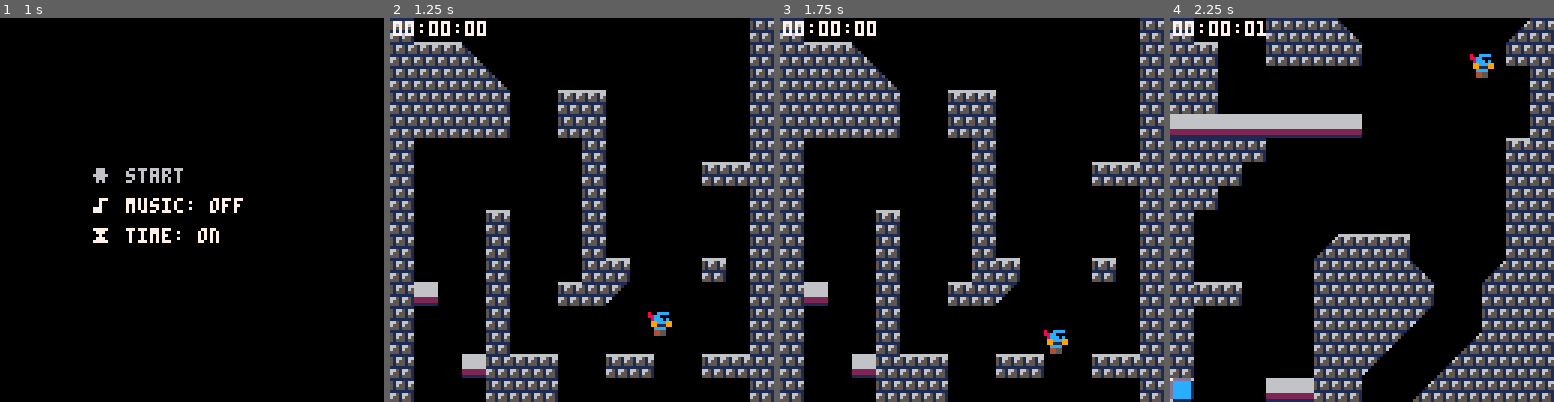
Above: before the commit, frames 1-4 (left to right).
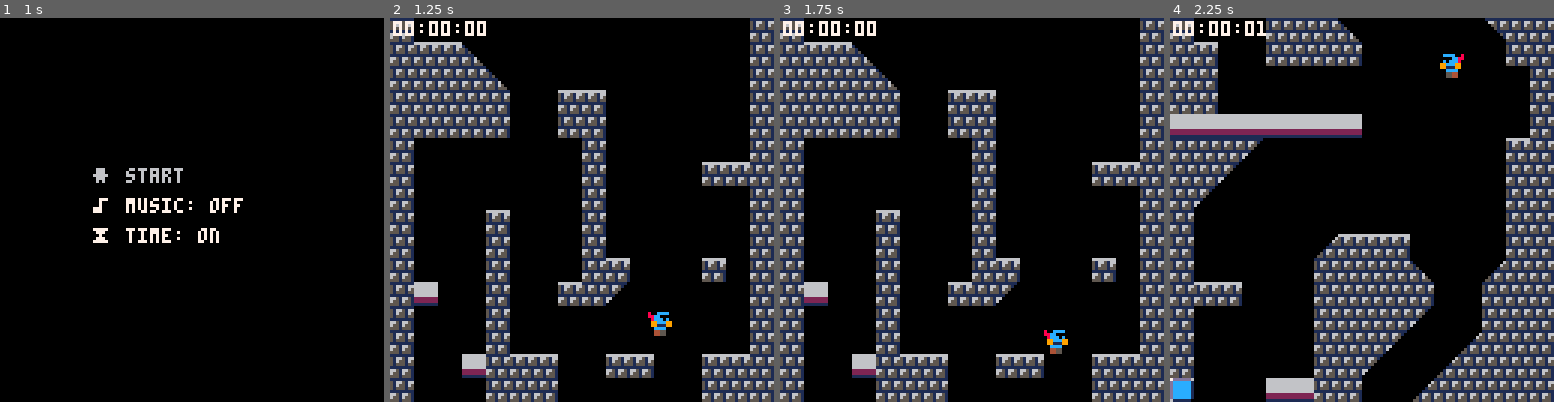
Above: after the commit, the same moments.

Repository: xdinterface/jump-king-demake
Game: PICO-8 cartridge jkd.p8
Same seed, same stepped clock (60 frames per second), same inputs: the game is played once before the commit and once after it.
Inputs:
- Up to frame 1 (1 s): tap X (X key) at 0.33 s
- Up to frame 2 (1.25 s): tap X (X key) at 1.07 s
- Up to frame 3 (1.75 s): hold Right from 1.6 s (still down)
- Up to frame 4 (2.25 s): tap X (X key) at 1.85 s; release Right at 2.1 s; hold Up from 2.15 s (still down)

Frame 1 is identical in both runs. In frame 2, 0.8% of the frame differs, in the area x 81-94%, y 93-100%; in frame 3, 0.8%; in frame 4, 1.5%, in the area x 6-94%, y 0-50%.

Commit message:
fix: fixed a bug where falling would accelerate

Diff:
--- a/game/player/movement.lua
+++ b/game/player/movement.lua
@@ -30,6 +30,7 @@
     --stop running
     if not btn(⬅️) and not btn(➡️) and p.grounded then
         p.running = false
+        p.dir = false
     end
 
     --crouch
--- a/jkd.p8
+++ b/jkd.p8
@@ -298,15 +298,15 @@
 4b00000000000000000000000000004d580000005800000000000000000000580a00000000000000000000000000000a0a00000000000000000000000000000a0a00000000000000000000000000000a0a0000000000000000000000000000000000000000000000000000000000000000000000000000000000000000000000
 4c00000000000000000000000000004e580000005800000000000000000000580a00000000000000000000000000000a0a00000a0a00000a0a00000a0a00000a0a00000000000000000000000000000a0a0000000000000000000000000000000000000000000000000000000000000000000000000000000000000000000000
 4b4a480000000000000050500000004d580000575859590000595900005959580a0a0a0a0a0a0000000000000000000a0a00000000000000000000000000000a0a00000000000000000000000000000a0a0000000000000000000000000000000000000000000000000000000000000000000000000000000000000000000000
-0a00000000000000000000000000004d580000005858580000000000000000580a00000000000000000000000000000a0a00000000000000000000000000000a0a00000000000000000000000000000a0a0000000000000000000000000000000000000000000000000000000000000000000000000000000000000000000000
-4b00000000000000000000000000004d580000005858585a0000000000005b580a00000000000000000000000000000a0a000000000a0a0a000000000000000a0a00000000000000000000000000000a0a0000000000000000000000000000000000000000000000000000000000000000000000000000000000000000000000
+0a00000000000000000000000000004d580000005858580000000000005858580a00000000000000000000000000000a0a00000000000000000000000000000a0a00000000000000000000000000000a0a0000000000000000000000000000000000000000000000000000000000000000000000000000000000000000000000
+4b00000000000000000000000000004d580000005858585a00000000005d58580a00000000000000000000000000000a0a000000000a0a0a000000000000000a0a00000000000000000000000000000a0a0000000000000000000000000000000000000000000000000000000000000000000000000000000000000000000000
 4b00000000000000000000000000004d585900005858585800000000000058580a00000000000000000000000000000a0a00000000000000000000000000000a0a00000000000000000000000000000a0a0000000000000000000000000000000000000000000000000000000000000000000000000000000000000000000000
 4c4900004a4b0000004b4e0000004a4e5858000000000000000000000000005858000000000000005f5f00000000005e0a00000000000000000000000000000a0a00000000000000000000000000000a0a0000000000000000000000000000000000000000000000000000000000000000000000000000000000000000000000
 4b000000004b0000000000000000004d585800000000000000000000000000585800000000000000000000005f5f005e0a00000000000000000000000000000a0a00000000000000000000000000000a0a0000000000000000000000000000000000000000000000000000000000000000000000000000000000000000000000
 4c000000004b0000000000000000004d575757575757575700000000000000585800000000000000000000000000005e0a000a0a00000000000000000000000a0a00000000000000000000000000000a0a0000000000000000000000000000000000000000000000000000000000000000000000000000000000000000000000
-4b000000004b4e00000000000000004d58585858000000000000000000005958580000000000005f000000000000005e0a00000000000000000000000000000a0a00000000000000000000000000000a0a0000000000000000000000000000000000000000000000000000000000000000000000000000000000000000000000
-4b000000004c4d0000004e480000004e58585800000000000000000000005858580000000000005e000000000000005e0a00000000000000000000000000000a0a00000000000000000000000000000a0a0000000000000000000000000000000000000000000000000000000000000000000000000000000000000000000000
-4b000000004b000000004d000000004d58580000000000000000000000005858580000000000005e5f5f00006500005e0a0000000000000a0a0000000000000a0a00000000000000000000000000000a0a0000000000000000000000000000000000000000000000000000000000000000000000000000000000000000000000
+4b000000004b4e00000000000000004d5858585c000000000000000000005958580000000000005f000000000000005e0a00000000000000000000000000000a0a00000000000000000000000000000a0a0000000000000000000000000000000000000000000000000000000000000000000000000000000000000000000000
+4b000000004c4d0000004e480000004e58585c00000000000000000000005858580000000000005e000000000000005e0a00000000000000000000000000000a0a00000000000000000000000000000a0a0000000000000000000000000000000000000000000000000000000000000000000000000000000000000000000000
+4b000000004b000000004d000000004d585c0000000000000000000000005858580000000000005e5f5f00006500005e0a0000000000000a0a0000000000000a0a00000000000000000000000000000a0a0000000000000000000000000000000000000000000000000000000000000000000000000000000000000000000000
 4b00000000000000004b4d000000004d580000000000000000000000000058585800000000000000006b00000000005e0a00000000000000000000000000000a0a00000000000000000000000000000a0a0000000000000000000000000000000000000000000000000000000000000000000000000000000000000000000000
 4b00000000000000004b4d0000004a4d5800000000005b59595900000000585858005f5f00000000000000000000005e0a0a0a0a00000000000000000000000a0a00000000000000000000000000000a0a0000000000000000000000000000000000000000000000000000000000000000000000000000000000000000000000
 4c484900004a4848004c4d000000004e580000000000585858585a00005b585858000000000000000000000000005f5e0a00000000000000000000000a00000a0a00000000000000000000000000000a0a0000000000000000000000000000000000000000000000000000000000000000000000000000000000000000000000
